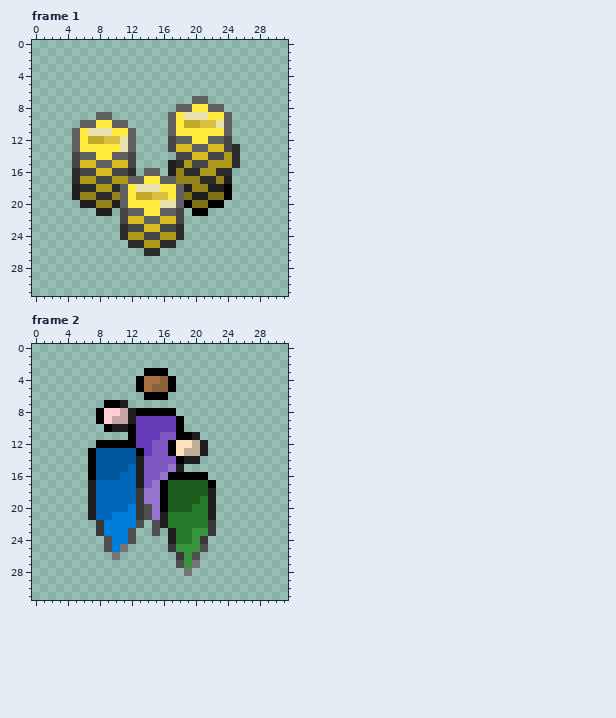
Pixel-art file, stored at item/PFI/items.aseprite. The first picture shows the starting point.
32x32 pixels, 4 frames. Colours within 5 levels of each other are drawn and written as one. Shown: frame 1, frame 2. The commit also changed other frames, which this record leaves out.
The same view after the edit:
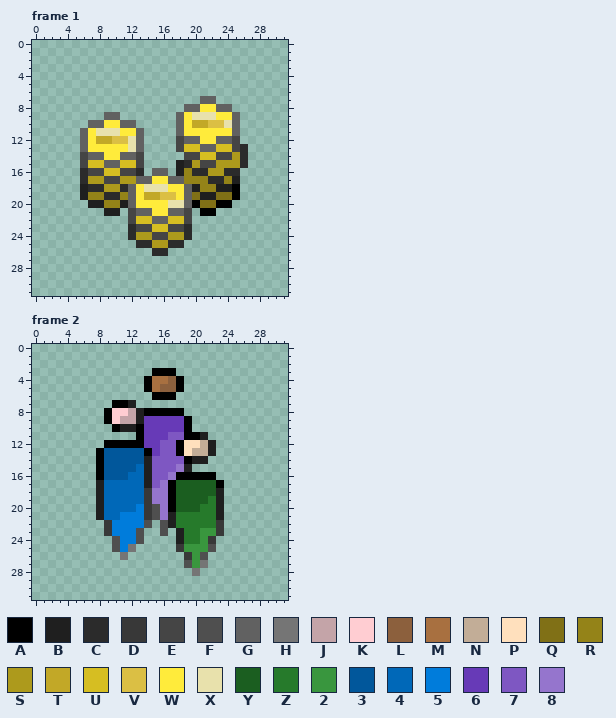
Palette (. is transparent): A #000000  B #1f1f1f  C #2b2b2b  D #383838  E #454545  F #4f4f4f  G #616161  H #757575  J #c4a4a8  K #ffcdd2  L #8c603d  M #a87040  N #c2ad97  P #ffe0bd  Q #807016  R #948318  S #ad9a1c  T #c2a827  U #d6be22  V #dbbf44  W #ffeb3b  X #e8e1ac  Y #1b5e20  Z #267a2b  2 #39963e  3 #01579b  4 #0068b8  5 #007cdb  6 #673ab7  7 #7e57c2  8 #9575cd
From old to new:
layer "Group 1/Flattened" added
layer "Group 1/Layer 2" removed
Changed rows in their new state; - is an unchanged pixel.
Frame 1:
first column x 5:
 7 ---------------.-G----
 8 -------------.-G-W-G--
 9 ---.-G------.GW--X-WG-
10 -.-G-W-G----.GW-T-VXG-
11 .GW--X-WG---.G-----WG-
12 .GW-T-VXG---.E-G-W-GE-
13 .G----WXG---.E-U-G-UEC
14 .E-G-W-GE----.-E-U-ESC
15 .E-U-G-UE---.BCS-E--SC
16 .C-E-U-EC.-G.BR-C-S-C-
17 .C-S-E-S-G-W-G--R-CRB-
18 .B-C-SCGW--X-WGB-R-BA-
19 .B-R-CRGW-T-VWGQ-B-QA-
20 -.-B-RBG---W-XGA-Q-A--
21 ---.-B.E-G-W-GE.-A----
22 ------.E-U-G-UE-------
23 ------.C-E-U-EC-------
24 ------.C-S-E-SC-------
25 -------.-C-S-C--------
26 ---------.-C----------
Frame 2:
first column x 7:
 3 -------.--A------
 4 ------.A-MLA-----
 5 ------.AM-LA-----
 6 -------.--A------
 7 --.-AB-----------
 8 -.A-KJB----A-----
 9 -.AK-JB----6A----
10 --.A-BA----6A----
11 -----.A--6-7-AB--
12 -.----A-6-7A-PNB-
13 .A----3A6-7AP-NB-
14 .A----3B---7A-B--
15 .A---34B--78B----
16 .A--3-4B-78----A-
17 .B----4B78A----YA
18 .B----4D-8A----YB
19 .B----4D-8A---YZB
20 .B---45DF8A--Y-ZB
21 .B-4--5DF8B----ZB
22 -.D---5F.FB----ZD
23 -.D--5F-.F.B-Z-2D
24 --.F-5F---.B-Z2D-
25 --.F5H----.D--2F-
26 ---.H------.D2F--
27 -----------.F2H--
28 ------------.H---
Where, in picture pixels (left, top, right, bottom), the same in both pictures:
changed: (72, 96, 248, 256)
changed: (88, 368, 224, 576)
